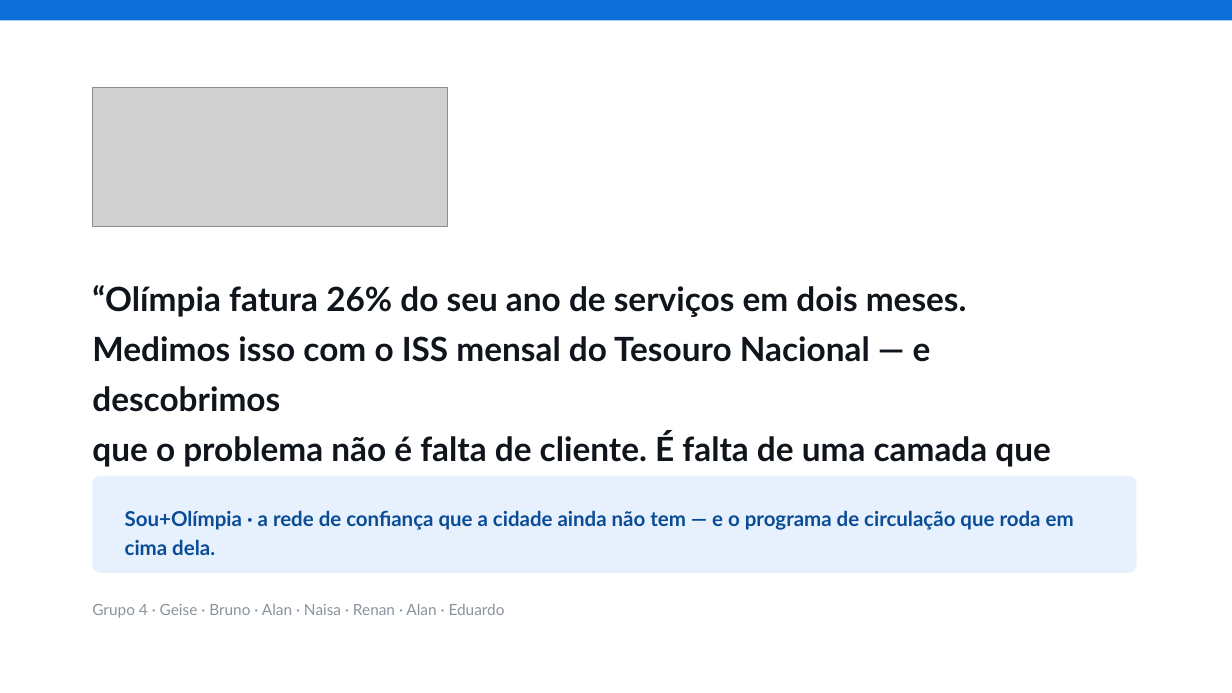
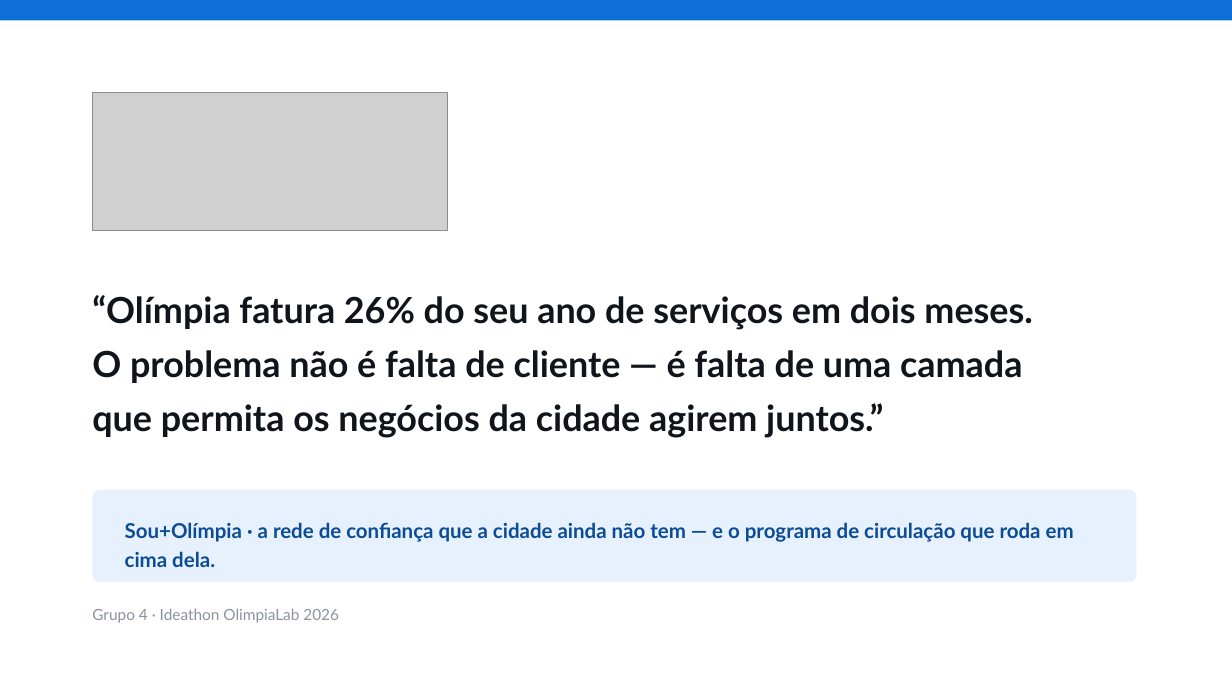
Before and after one commit to ReCroffi/Ideathon_grupo2, a slide deck: slide 9 of SouMaisOlimpia-pitch.pptx (slide 14 before the commit). Drawn at 1232x693 pixels with LibreOffice and Linux fonts; fonts in the diff are those of the drawing; grey boxes stand for pictures. Boxes give left, top, right and bottom in pixels: in the first picture for what was removed or moved away, otherwise in the second. Text is boxed around its words. In the diff, an @@ line names an element or a change of style, - is before the commit and + after.

```diff
--- a/SouMaisOlimpia-pitch.pptx
+++ b/SouMaisOlimpia-pitch.pptx
@@ picture: place and size @@
-picture at (92,88,447,226)
+picture at (92,92,447,231)
@@ text at (92,295,1032,330): size 26 to 28 pt in "“Olímpia fatura 26% do seu ano de ..." @@
@@ text "“Olímpia fatura 26% do seu ...": place and size @@
-text "“Olímpia fatura 26% do seu ..." at (92,285,1051,517)
+text "“Olímpia fatura 26% do seu ..." at (92,295,1032,438)
@@ text at (92,350,1022,438): text changed; size 26 to 28 pt @@
-Medimos isso com o ISS mensal do Tesouro Nacional — e descobrimos
-que o problema não é falta de cliente. É falta de uma camada que
-permita os negócios da cidade agirem juntos.”
+O problema não é falta de cliente — é falta de uma camada
+que permita os negócios da cidade agirem juntos.”
@@ rounded rectangle: place and size @@
-rounded rectangle at (92,476,1137,573)
+rounded rectangle at (92,490,1137,582)
@@ text "Sou+Olímpia · a rede de ...": place and size @@
-text "Sou+Olímpia · a rede de ..." at (125,510,1074,555)
+text "Sou+Olímpia · a rede de ..." at (125,522,1074,567)
@@ text at (92,609,339,623): text changed @@
-Grupo 4 · Geise · Bruno · Alan · Naisa · Renan · Alan · Eduardo
+Grupo 4 · Ideathon OlimpiaLab 2026
```
Also in this commit, not shown: 4 other slides changed, 4 slides added, 9 slides removed, 28 other files.
